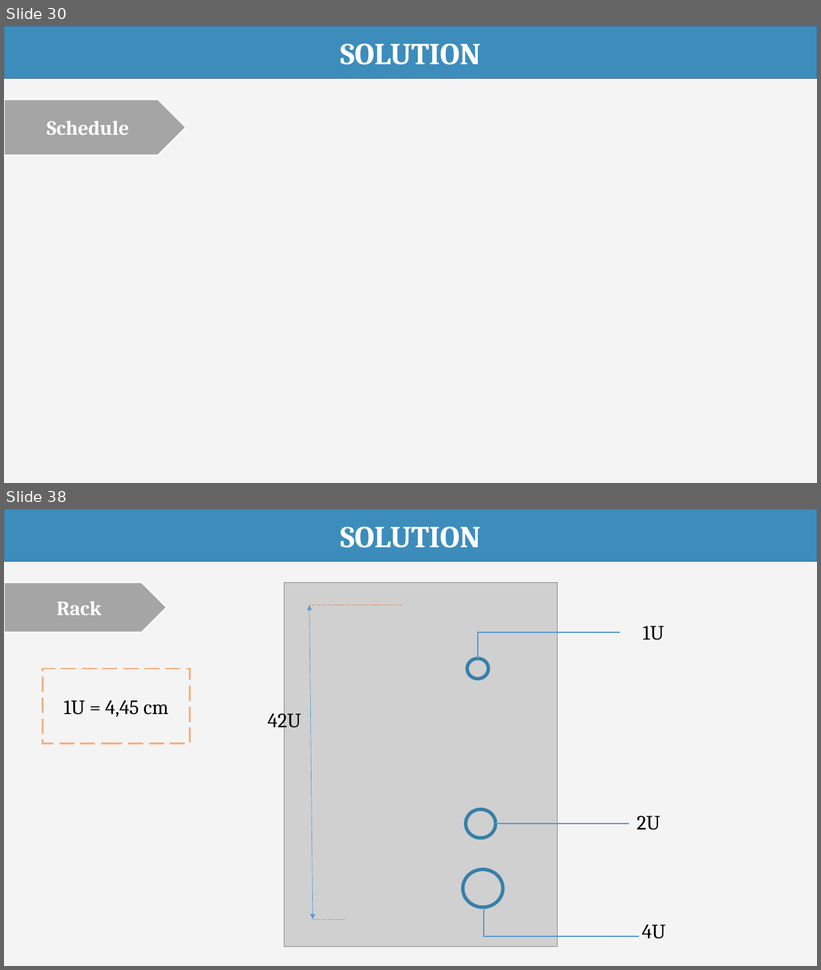
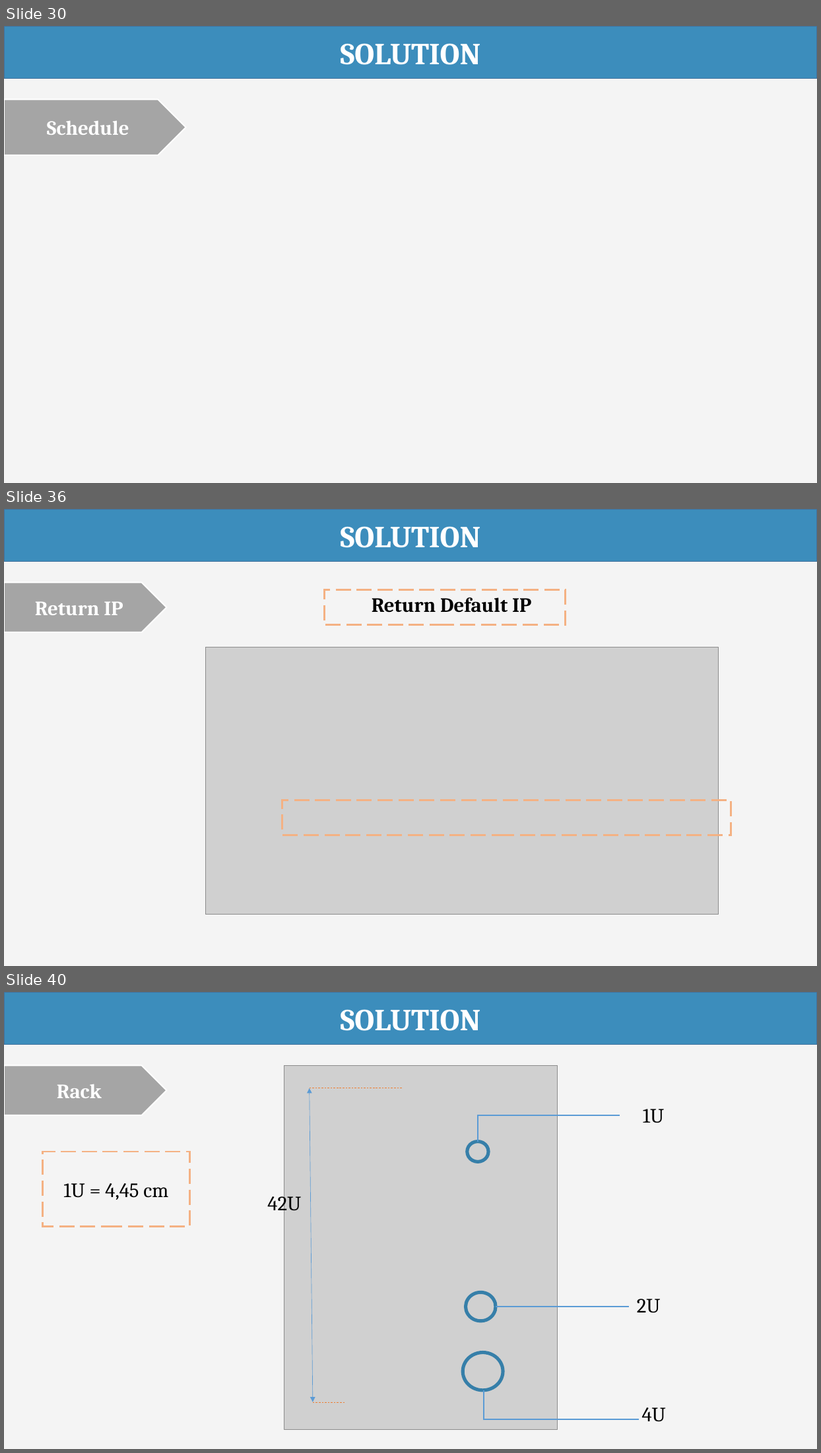
Before and after one commit to haltt051093/IMS-datacenter, a slide deck: Document/Presentation/IMS_20160408_Presentation.pptx. Shown one above the other, each under a label of ours: slides 30 and 38 before the commit, slides 30, 36 and 40 after it; the slides between them are not shown. The pictures are 821x970 and 821x1453 pixels, drawn with LibreOffice and Linux fonts; fonts in the diff are those of the drawing; grey boxes stand for pictures. Boxes give left, top, right and bottom in pixels: in the first picture for what was removed or moved away, otherwise in the second. Text is boxed around its words. In the diff, an @@ line names an element or a change of style, - is before the commit and + after.

Commit message:
update request return rack + presentation

```diff
--- a/Document/Presentation/IMS_20160408_Presentation.pptx
+++ b/Document/Presentation/IMS_20160408_Presentation.pptx
@@ slide 36 added at <box>4,509,817,966</box>, background #F4F4F4 @@
@@ rectangle added at <box>4,509,817,561</box>, fill #3C8DBC, outline #43739E 1 pt, 36 pt, text #FFFFFF, bold @@
+SOLUTION
@@ pentagon arrow added at <box>4,583,167,633</box>, fill #A5A5A5, outline #FFFFFF 1.5 pt, 24 pt, text #FFFFFF, bold @@
+Return IP
@@ rectangle added at <box>324,590,565,625</box>, outline #F4B183 2.25 pt dashed @@
@@ text added at <box>372,597,531,613</box>, 24 pt, text #000000, bold @@
+Return Default IP
@@ picture added at <box>206,648,719,915</box> @@
@@ rectangle added at <box>282,801,731,835</box>, outline #F4B183 2.25 pt dashed @@
@@ what was slide 38 is now slide 40 @@
```
Also in this commit, not shown: 23 slides changed, 2 other slides added, 4 other files.
